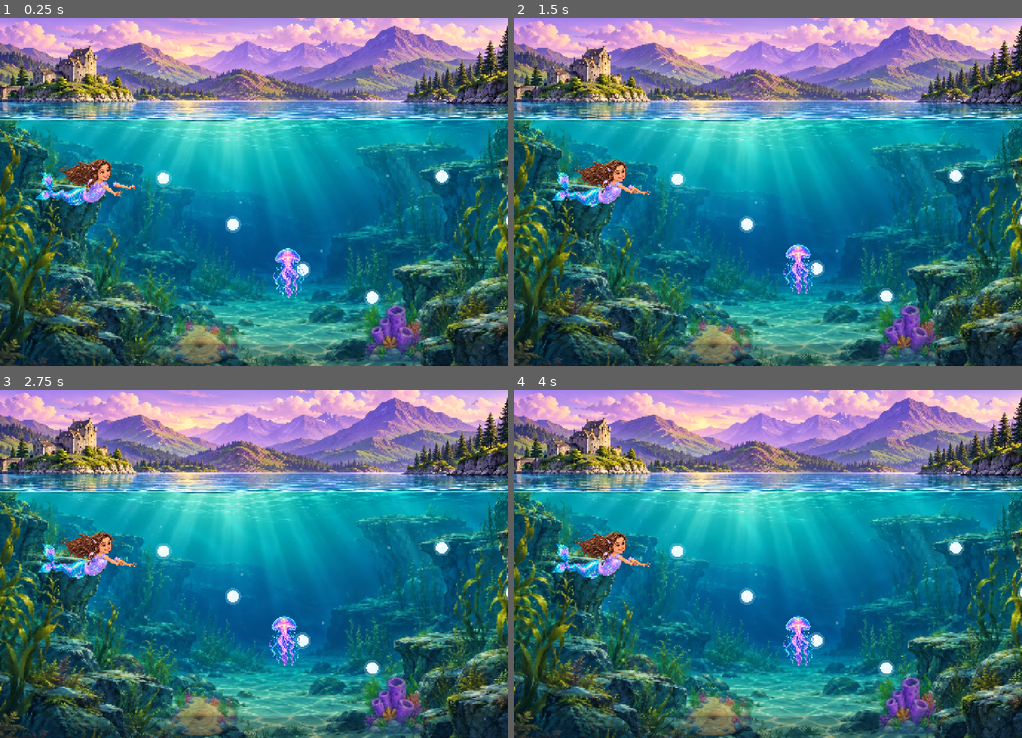
Above: before the commit, frames 1-4 (two rows, left to right).
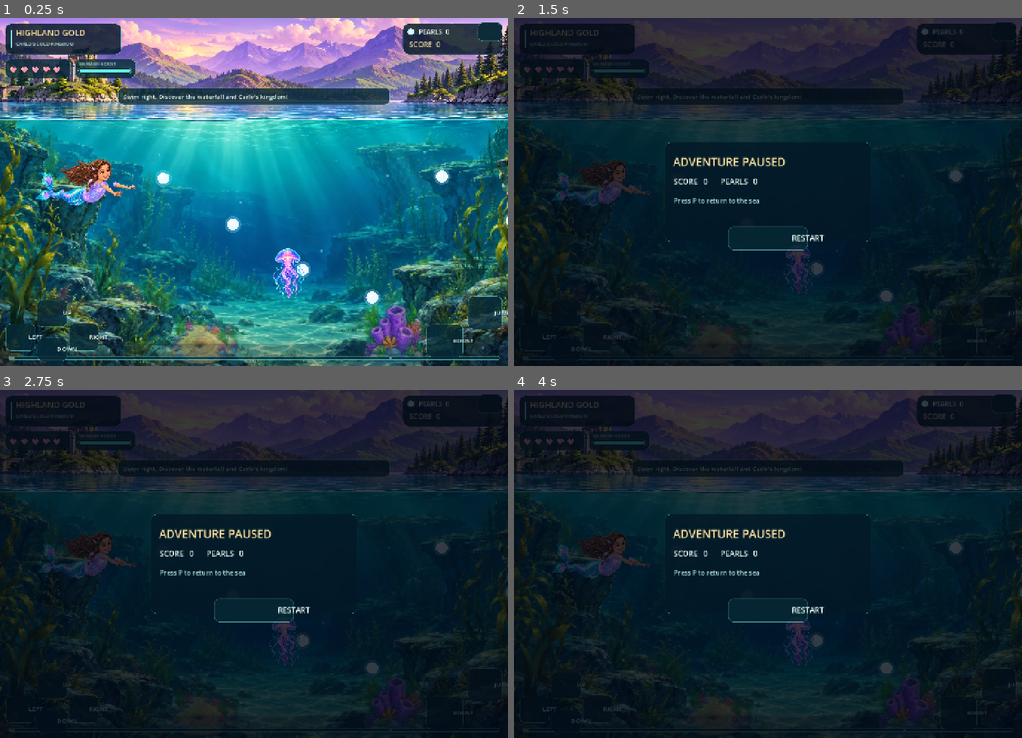
Above: after the commit, the same moments.

Repository: skhaze94-cloud/MermaidADVENTURE
Game: Godot game, scene res://godot/highland_level.tscn
Same seed, same stepped clock (60 frames per second), same inputs: the game is played once before the commit and once after it.
Inputs (mouse positions are in pixels of both pictures, inside the frame that each line leads up to):
- Up to frame 1 (0.25 s): no input
- Up to frame 2 (1.5 s): tap Enter at 0.5 s; move the mouse to (879, 174) at 0.52 s; hold Right 0.53-1.25 s; tap P at 0.6 s; click (879, 174) at 0.67 s; tap Space at 0.77, 1.25 s; drag from (666, 209) to (742, 261) at 1.27 s
- Up to frame 3 (2.75 s): move the mouse to (304, 487) at 2.02 s; hold Right from 2.03 s (still down); tap Shift at 2.1 s
- Up to frame 4 (4 s): release Right at 2.75 s; tap Enter at 2.75 s; drag from (742, 633) to (615, 511) at 2.77 s; tap Space at 3.5, 3.77 s; move the mouse to (920, 616) at 3.52 s; hold Left from 3.53 s (still down); tap B at 3.6 s

The runs differ from the first frame. In frame 1, 10% of the frame differs, in the area x 1-100%, y 1-99%; in frame 2, 98%; in frame 3, 98%; in frame 4, 98%, in the area x 0-100%, y 0-100%.
Error before the commit: Parse Error: Function "get_viewport_rect()" not found in base self. (res://godot/premium_hud.gd:39)

Commit message:
Fix CanvasLayer viewport size lookup for Godot HUD shader-compatible compilation

Diff:
--- a/godot/premium_hud.gd
+++ b/godot/premium_hud.gd
@@ -36,7 +36,7 @@
     return p
 
 func _resize() -> void:
-    game_size = get_viewport_rect().size
+    game_size = get_viewport().get_visible_rect().size
     canvas.size = game_size
     canvas.queue_redraw()
 
